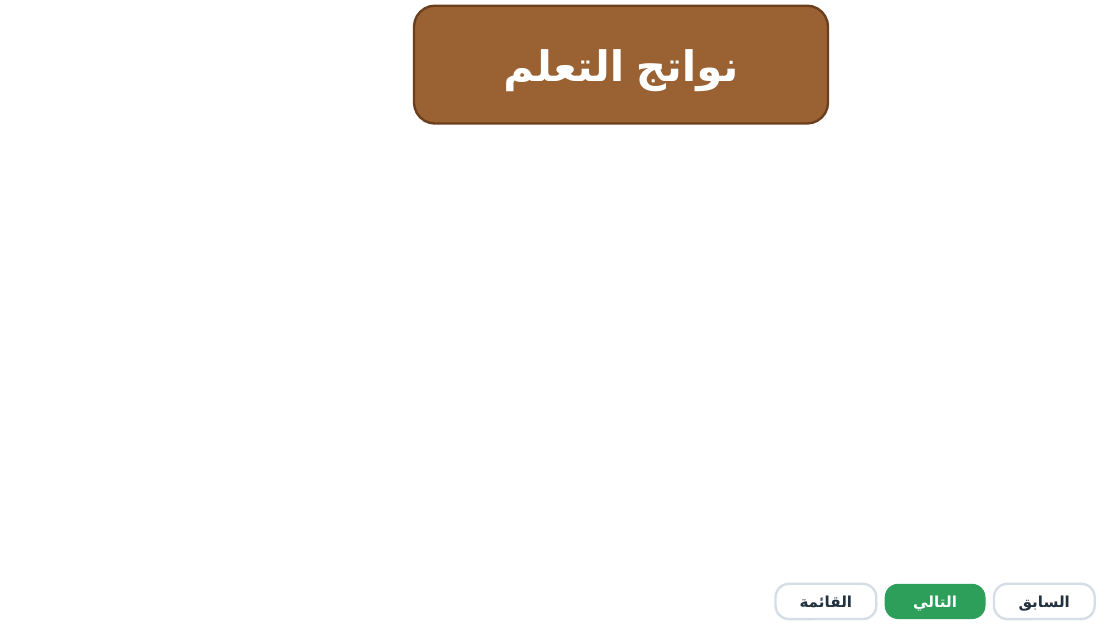
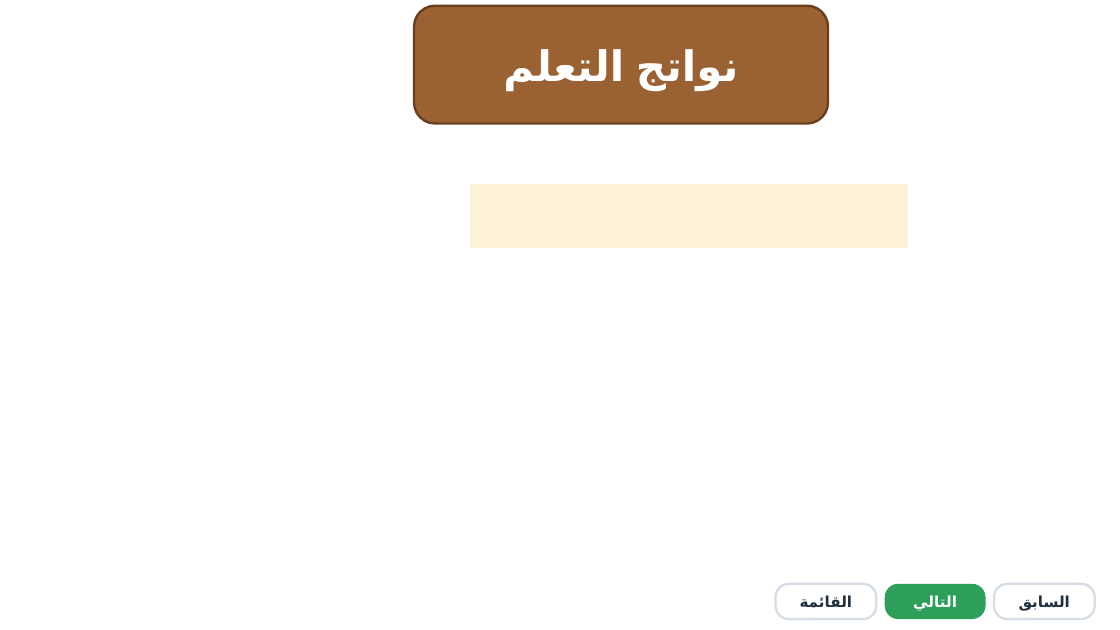
Before and after one commit to ShamahScience/Scienceshamah, a slide deck: slide 4 of biomes/الأنظمة-البيئية-المائية-تفاعلي.pptx. Drawn at 1120x630 pixels with LibreOffice and Linux fonts; fonts in the diff are those of the drawing; background and template pictures are left out. Boxes give left, top, right and bottom in pixels: in the first picture for what was removed or moved away, otherwise in the second. Text is boxed around its words. In the diff, an @@ line names an element or a change of style, - is before the commit and + after.

```diff
--- a/biomes/الأنظمة-البيئية-المائية-تفاعلي.pptx
+++ b/biomes/الأنظمة-البيئية-المائية-تفاعلي.pptx
@@ rectangle added at [471, 184, 907, 248], fill #FDF2D8, outline #FDF2D8 0.5 pt @@
```
